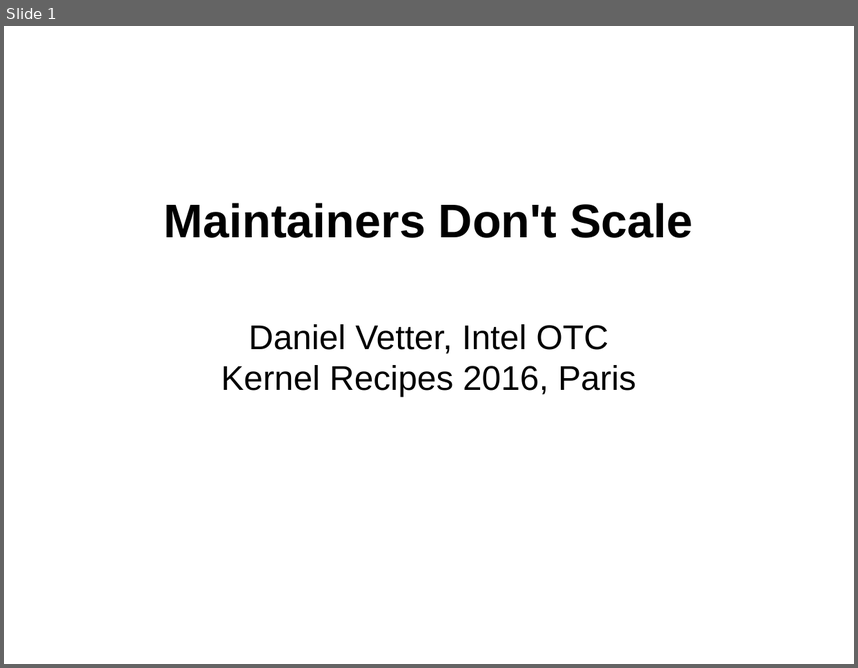
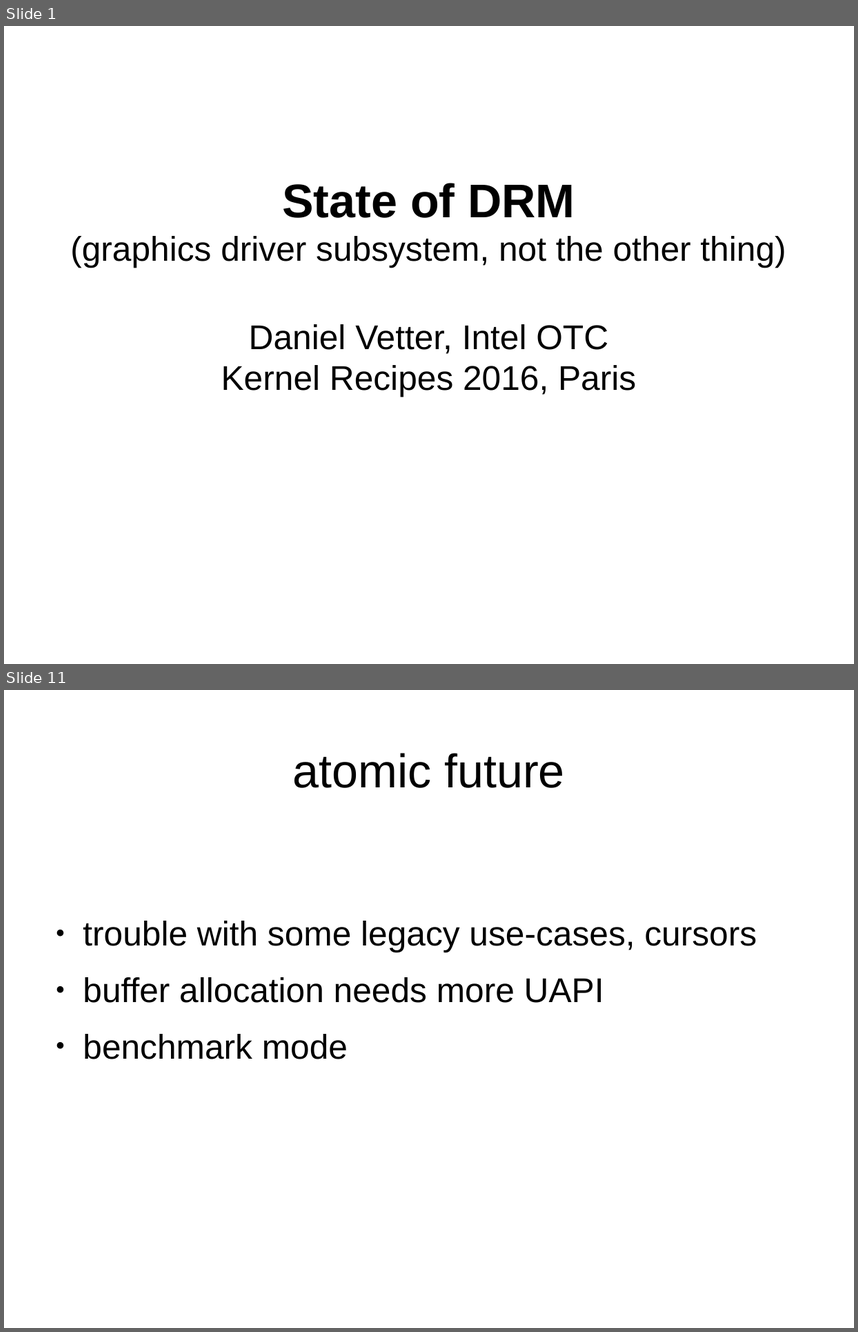
Before and after one commit to danvet/danvet.github.io, a slide deck: slides/kernel-recipes-2016-state-of-drm.odp. Shown one above the other, each under a label of ours: slide 1 before the commit, slides 1 and 11 after it; the slides between them are not shown. The pictures are 858x668 and 858x1332 pixels, drawn with LibreOffice and Linux fonts; fonts in the diff are those of the drawing. Boxes give left, top, right and bottom in pixels: in the first picture for what was removed or moved away, otherwise in the second. Text is boxed around its words. In the diff, an @@ line names an element or a change of style, - is before the commit and + after.

```diff
--- a/slides/kernel-recipes-2016-state-of-drm.odp
+++ b/slides/kernel-recipes-2016-state-of-drm.odp
@@ slide 11 added at bbox=[4, 690, 854, 1328], background #FFFFFF @@
@@ title added at bbox=[292, 753, 564, 788], 44 pt, text #000000 @@
+atomic future
@@ text added at bbox=[83, 920, 757, 1059], 32 pt, text #000000 @@
+● trouble with some legacy use-cases, cursors
+● buffer allocation needs more UAPI
+● benchmark mode
@@ slide 1 changed as well @@
@@ title at bbox=[70, 183, 786, 267]: text changed; size 44 to 32 pt; bold off @@
-Maintainers Don't Scale
+State of DRM
+(graphics driver subsystem, not the other thing)
```
Also in this commit, not shown: 1 other slide changed, 18 other slides added, 10 slides removed, 1 other file.
